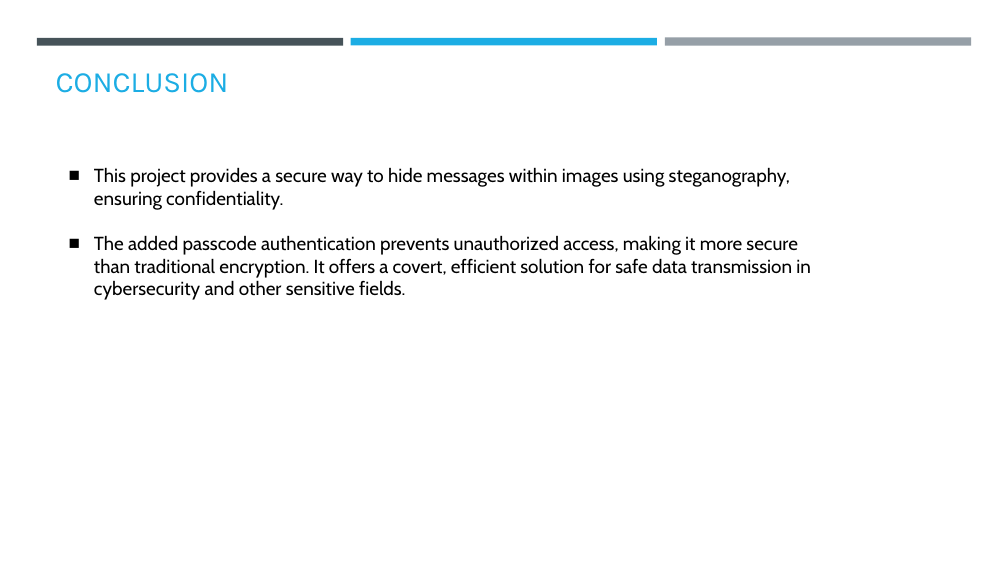
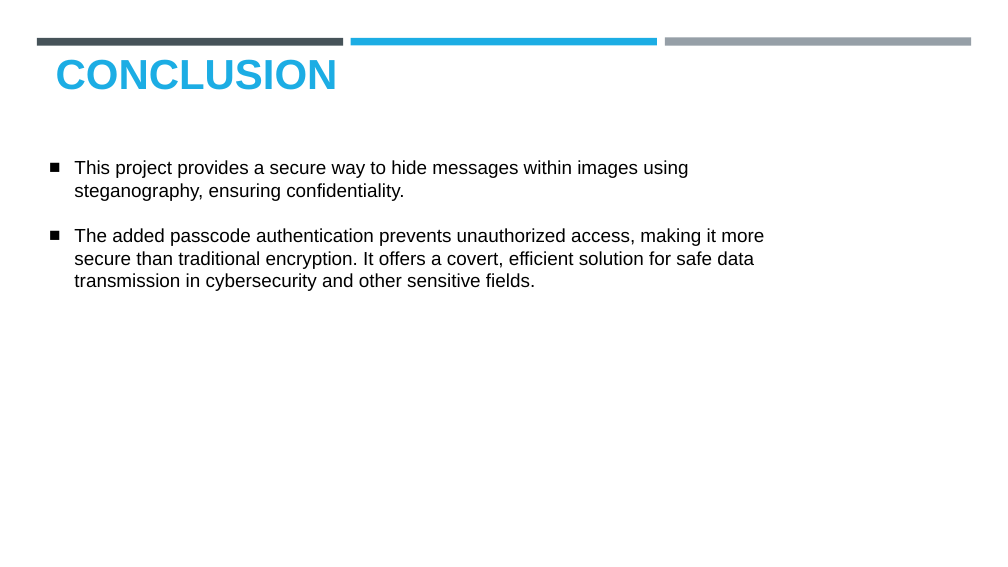
Before and after one commit to Misba810/aictesteganography, a slide deck: slide 8 of Project ppt.pptx. Drawn at 1008x567 pixels with LibreOffice and Linux fonts; fonts in the diff are those of the drawing; background and template pictures are left out. Boxes give left, top, right and bottom in pixels: in the first picture for what was removed or moved away, otherwise in the second. Text is boxed around its words. In the diff, an @@ line names an element or a change of style, - is before the commit and + after.

```diff
--- a/Project ppt.pptx
+++ b/Project ppt.pptx
@@ title "CONCLUSION" at [56,59,338,90]: size 28 to 40 pt, font Karla to Arial, bold on @@
@@ text "This project provides a secure ...": place and size @@
-text "This project provides a secure ..." at [94,167,811,300]
+text "This project provides a secure ..." at [74,160,764,291]
@@ text "This project provides a secure ..." at [74,160,764,291]: font Cabin to Arial @@
```
Also in this commit, not shown: 7 other slides changed.
